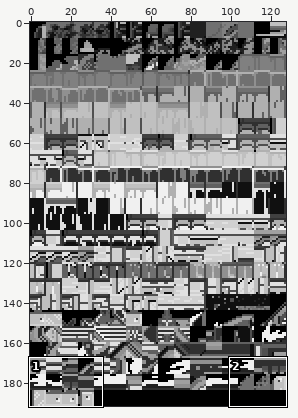
Edited in one commit: sprite sheet (data/tilesets/secondary/neobay/tiles.png). The picture above shows the old version from afar; the outline marks the close-up.
Close-up. Before the edit:
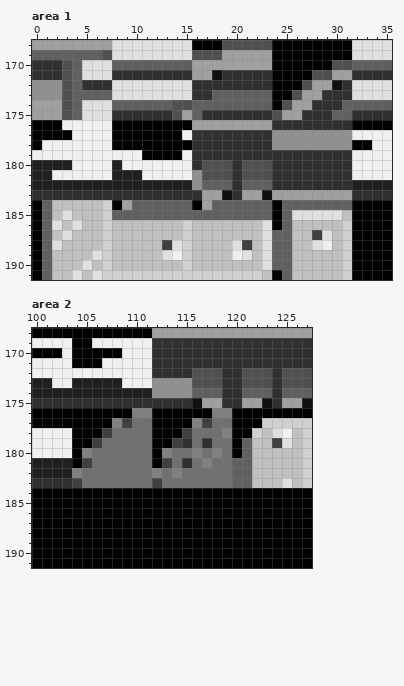
The file is 128x192 pixels. Shown: area 1: x 0..35, y 168..191; area 2: x 100..127, y 168..191.
Once edited:
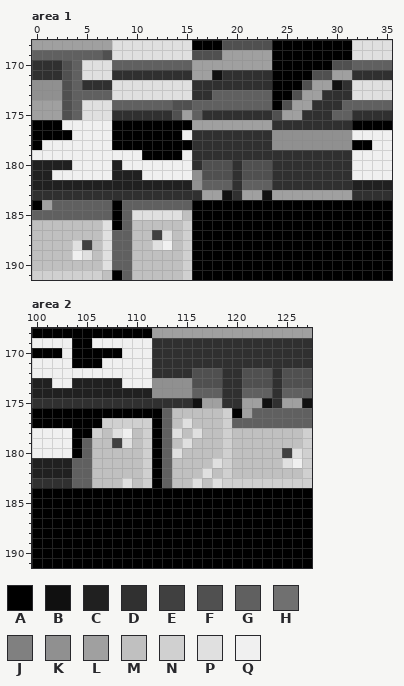
Palette (. is transparent): A #000000  B #101010  C #202020  D #303030  E #404040  F #505050  G #606060  H #707070  J #808080  K #909090  L #a0a0a0  M #c0c0c0  N #d0d0d0  P #e0e0e0  Q #f0f0f0
What changed:
Changed rows in their new state; - is an unchanged pixel.
Area 1:
first column x 0:
184 -LGGGGGG-G-------AAAAAAA-AAAAAAA
185 G-GGGGGGA-PPPPPMAAAAAAAA-AAAAAAA
186 MMM-M--PAG------AAAAAAAA-AAAAAAA
187 MM-M---PGG--EP--AAAAAAAAAAAAAAAA
188 MMM-PE-PGG--PQM-AAAAAAAAAAAAAAAA
189 MM--QPMPGG---MM-AAAAAAAAAAAAAAAA
190 MM---M-PGG------AAAAAAAAAAAAAAAA
191 NNNNNNNMAGMMMMM-AAAAAAAA-AAAAAAA
Area 2:
first column x 104:
176 ------AA-GMMMMMN-LGGGGGG
177 ---NNNNN-GMPMMMNGGGGGGGG
178 --NMPQMN-GPMPMMNMMM-MM--
179 -GMMEPMN-GMPMMMNMM--MM--
180 -GMMMMMN-GPMMMMNMM---EP-
181 GGMMMMMN-GMMMMPNMM---PQ-
182 GGMMMMMNAGMMMPMNMM------
183 GGMMMPMNAGMMPMPNNNNNNNN-
